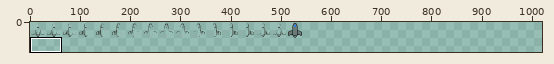
Sprite sheet, stored at src/LudumDare54/Assets/Content/Sprites/Ships.png. Above: a wide view before the commit, with the close-up outlined.
Close-up. Earlier state:
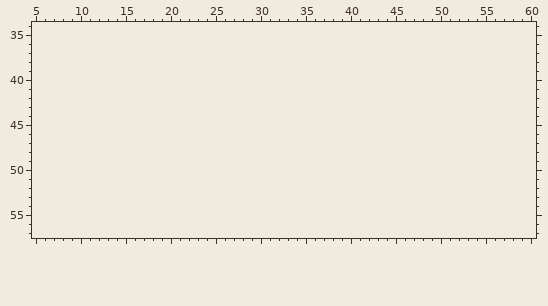
The file is 544x32 pixels. Shown: x 5..60, y 34..57. The old version is drawn lined up with the new one, on the new canvas. The wide view leaves out empty margins. The commit also changed other parts of the picture, which this record leaves out.
Palette (. is transparent): 
Now the later version:
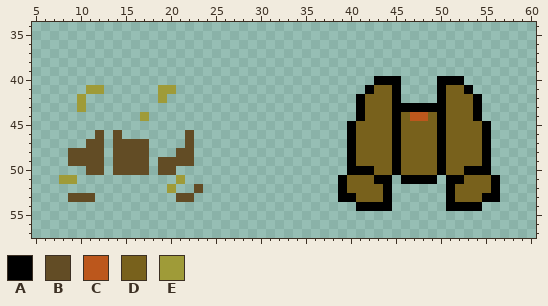
Colours new in this view: A #000000  B #624c25  C #bc571c  D #78611c  E #9f9b38
Changes in this commit:
canvas 544x32 -> 1024x64
The edit adds colour A in row 40 at x 43 to 45 and 50 to 52; in row 41 at x 42, 45, 50 and 53; in row 42 at x 41, 45, 50 and 54; in row 43 at x 41, 45 to 50 and 54; in row 44 at x 41, 45, 50 and 54; in rows 45 to 49 at x 40, 45, 50 and 55.
The edit adds colour A in row 50 at x 40 to 42, 45, 50 and 53 to 55; in row 51 at x 39, 43 to 44, 46 to 49, 51 to 52 and 56; in row 52 at x 39, 44, 51 and 56; in row 53 at x 39 to 40, 44, 51 and 55 to 56; in row 54 at x 41 to 44 and 51 to 54.
The edit adds colour B in row 46 at x 12, 14 and 22; in row 47 at x 11 to 12, 14 to 17 and 22; in row 48 at x 9 to 12, 14 to 17 and 21 to 22; in row 49 at x 9 to 12, 14 to 17 and 19 to 22; in row 50 at x 11 to 12, 14 to 17 and 19 to 20; in row 52 at x 23.
The edit adds colour B in row 53 at x 9 to 11 and 21 to 22.
The edit adds colour C in row 44 at x 47 to 48.
The edit adds colour D in row 41 at x 43 to 44 and 51 to 52; in rows 42 to 43 at x 42 to 44 and 51 to 53; in row 44 at x 42 to 44, 46, 49 and 51 to 53; in rows 45 to 49 at x 41 to 44, 46 to 49 and 51 to 54; in row 50 at x 43 to 44, 46 to 49 and 51 to 52; in row 51 at x 40 to 42 and 53 to 55.
The edit adds colour D in row 52 at x 40 to 43 and 52 to 55; in row 53 at x 41 to 43 and 52 to 54.
The edit adds colour E in row 41 at x 11 to 12 and 19 to 20; in row 42 at x 10 and 19; in row 43 at x 10; in row 44 at x 17; in row 51 at x 8 to 9 and 21; in row 52 at x 20.
Where, in picture pixels (left, top, right, bottom), the same in both close-ups:
added: (338, 76, 500, 211)
added: (59, 85, 203, 202)
